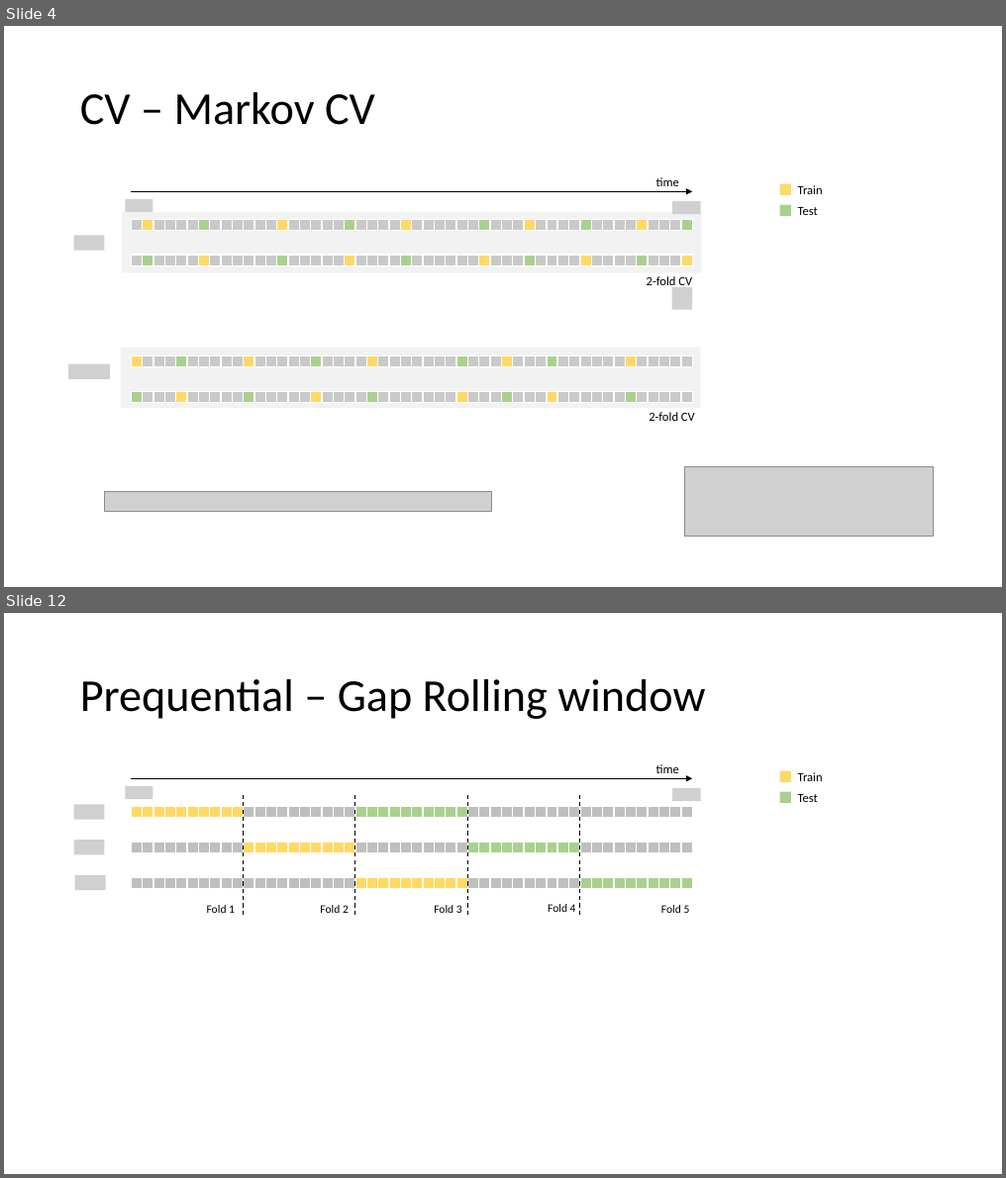
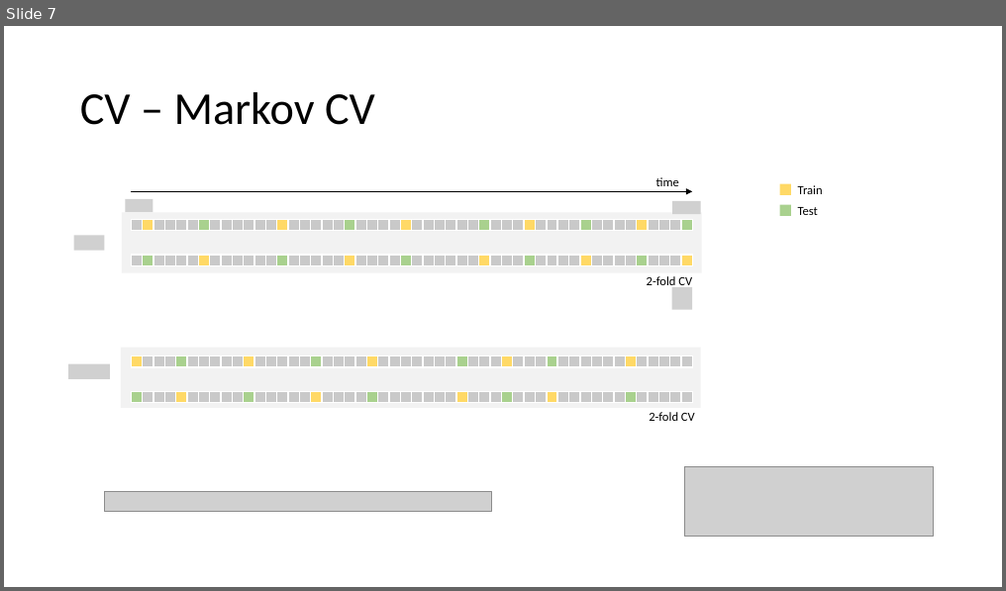
Before and after one commit to MiguelLoureiro98/timecave, a slide deck: papers/.ppt/TimeSeriesCV_11042024.pptx. Shown one above the other, each under a label of ours: slides 4 and 12 before the commit, slide 7 after it; the slides between them are not shown. The pictures are 1006x1178 and 1006x591 pixels, drawn with LibreOffice and Linux fonts; fonts in the diff are those of the drawing; grey boxes stand for pictures. Boxes give left, top, right and bottom in pixels: in the first picture for what was removed or moved away, otherwise in the second. Text is boxed around its words. In the diff, an @@ line names an element or a change of style, - is before the commit and + after.

```diff
--- a/papers/.ppt/TimeSeriesCV_11042024.pptx
+++ b/papers/.ppt/TimeSeriesCV_11042024.pptx
@@ slide 12 removed at bbox=[4, 613, 1002, 1174], background #FFFFFF @@
@@ title removed at bbox=[80, 679, 705, 719] @@
-Prequential – Gap Rolling window
@@ picture removed at bbox=[126, 786, 152, 799] @@
@@ arrow removed from (132, 778) to (693, 778) @@
@@ text removed at bbox=[656, 764, 679, 773] @@
-time
@@ picture removed at bbox=[672, 788, 701, 802] @@
@@ rectangle removed at bbox=[780, 771, 792, 782] @@
@@ text removed at bbox=[798, 772, 823, 781] @@
-Train
@@ picture removed at bbox=[73, 805, 104, 820] @@
@@ table removed at bbox=[132, 806, 693, 817], 1 rows, 50 columns @@
- |  |  |  |  |  |  |  |  |  |  |  |  |  |  |  |  |  |  |  |  |  |  |  |  |  |  |  |  |  |  |  |  |  |  |  |  |  |  |  |  |  |  |  |  |  |  |  |  | 
@@ line removed from (243, 795) to (243, 915) @@
@@ line removed from (355, 795) to (355, 915) @@
@@ line removed from (468, 795) to (468, 915) @@
@@ line removed from (580, 795) to (580, 915) @@
@@ rectangle removed at bbox=[780, 792, 792, 803] @@
@@ text removed at bbox=[798, 794, 818, 802] @@
-Test
@@ picture removed at bbox=[73, 840, 104, 855] @@
@@ table removed at bbox=[132, 842, 693, 854], 1 rows, 50 columns @@
- |  |  |  |  |  |  |  |  |  |  |  |  |  |  |  |  |  |  |  |  |  |  |  |  |  |  |  |  |  |  |  |  |  |  |  |  |  |  |  |  |  |  |  |  |  |  |  |  | 
@@ picture removed at bbox=[75, 875, 106, 891] @@
@@ table removed at bbox=[132, 878, 693, 889], 1 rows, 50 columns @@
- |  |  |  |  |  |  |  |  |  |  |  |  |  |  |  |  |  |  |  |  |  |  |  |  |  |  |  |  |  |  |  |  |  |  |  |  |  |  |  |  |  |  |  |  |  |  |  |  | 
@@ text removed at bbox=[207, 905, 235, 913] @@
-Fold 1
@@ text removed at bbox=[320, 905, 349, 913] @@
-Fold 2
@@ text removed at bbox=[434, 905, 462, 913] @@
-Fold 3
@@ text removed at bbox=[548, 904, 576, 912] @@
-Fold 4
@@ text removed at bbox=[661, 905, 690, 913] @@
-Fold 5
@@ what was slide 4 is now slide 7 @@
```
Also in this commit, not shown: 3 slides added, 16 other slides removed.
